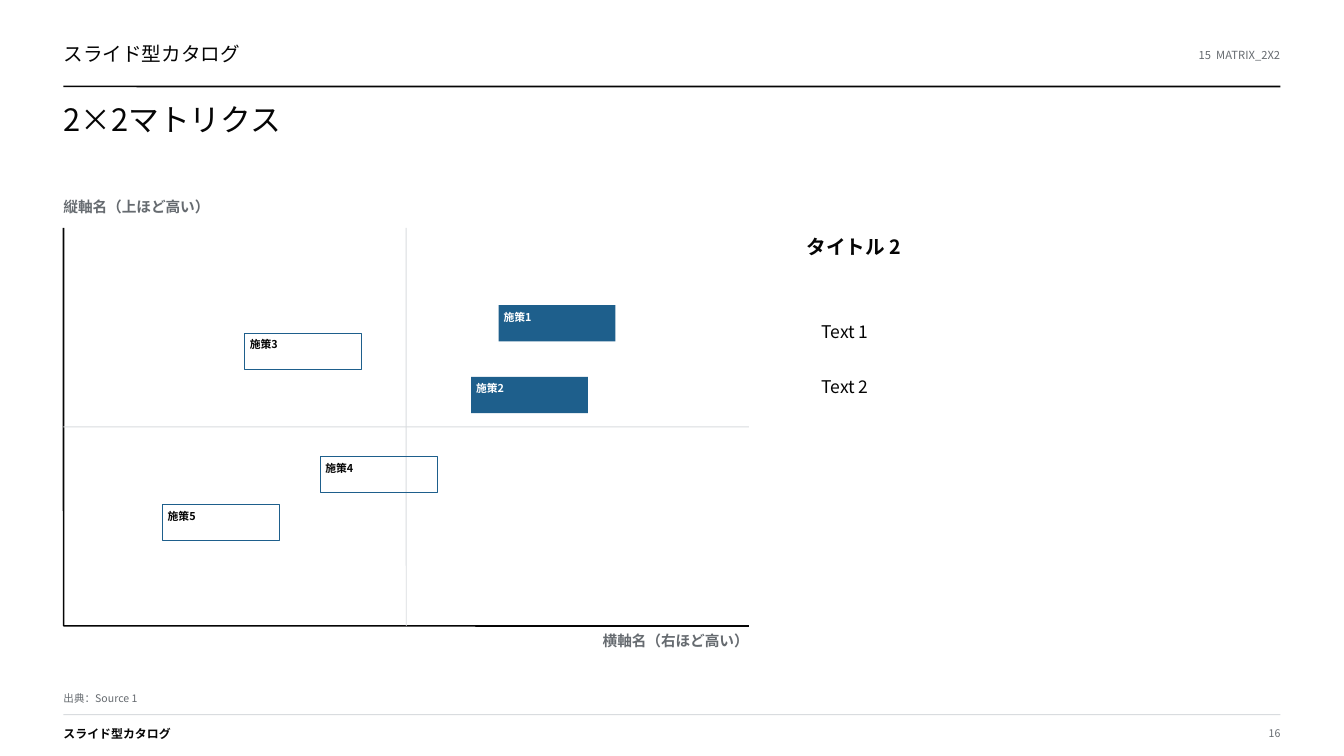
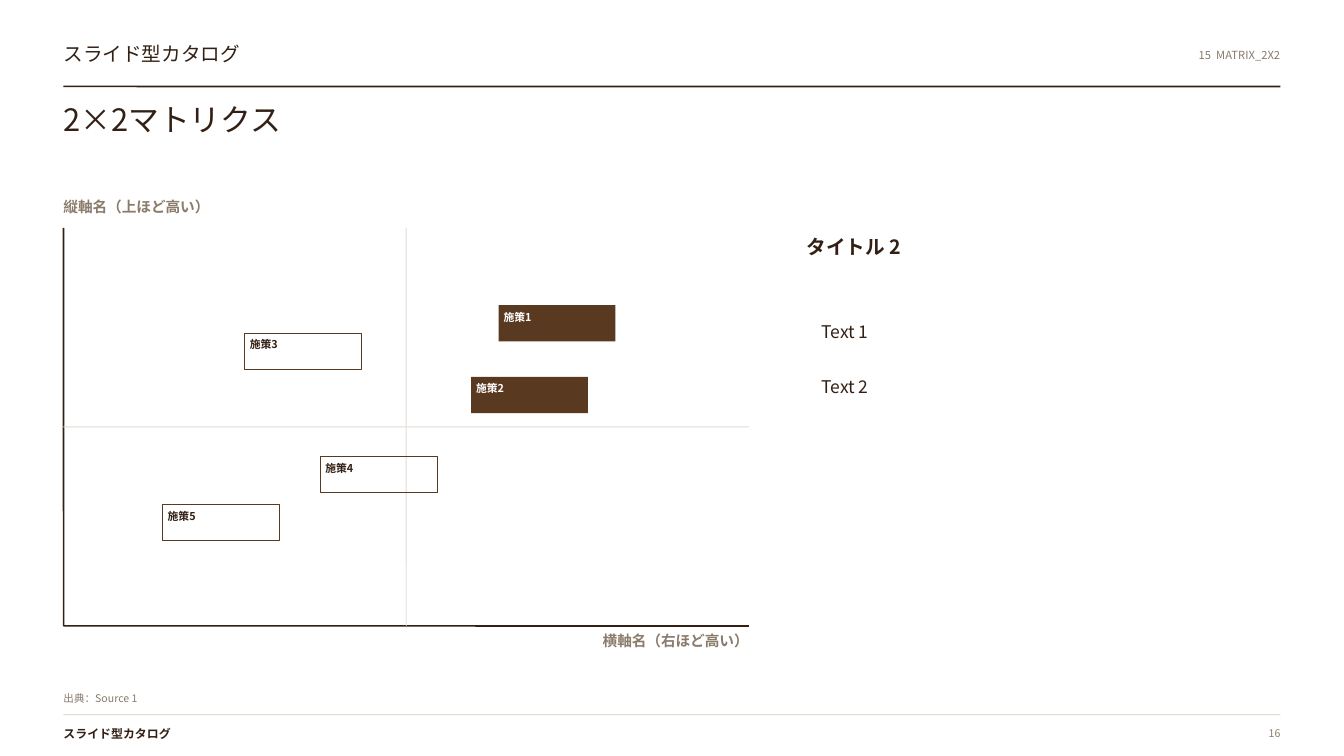
Before and after one commit to gozen3ji/consulting-pptx-skill, a slide deck: slide 16 of assets/SuperTemplate_36type.pptx. Drawn at 1344x756 pixels with LibreOffice and Linux fonts; fonts in the diff are those of the drawing. Boxes give left, top, right and bottom in pixels: in the first picture for what was removed or moved away, otherwise in the second. Text is boxed around its words. In the diff, an @@ line names an element or a change of style, - is before the commit and + after.

```diff
--- a/assets/SuperTemplate_36type.pptx
+++ b/assets/SuperTemplate_36type.pptx
@@ line (64, 87) - (1280, 87): stroke #050505 1.1 pt to #322014 1.1 pt @@
@@ line (64, 228) - (64, 626): stroke #050505 1.1 pt to #322014 1.1 pt @@
@@ line (406, 228) - (406, 626): stroke #D9DCDF 0.7 pt to #E2DCD2 0.7 pt @@
@@ rectangle at <box>499,306,616,342</box>: fill #1E5F8C to #5A3921 @@
@@ rectangle at <box>471,377,588,413</box>: fill #1E5F8C to #5A3921 @@
@@ text colour #050505 to #322014 in 9 elements at <box>63,44,240,63</box>, <box>63,106,281,133</box>, <box>63,728,170,739</box>, <box>250,339,278,349</box>, <box>325,461,353,476</box>, <box>168,511,196,521</box>, <box>806,237,901,255</box>, <box>822,325,869,339</box>, <box>822,380,869,394</box> @@
@@ line (64, 427) - (749, 427): stroke #D9DCDF 0.7 pt to #E2DCD2 0.7 pt @@
@@ outline #1E5F8C 0.6 pt to #5A3921 0.6 pt in 3 elements at <box>245,333,362,369</box>, <box>321,457,438,493</box>, <box>162,504,279,540</box> @@
@@ line (64, 626) - (749, 626): stroke #050505 1.1 pt to #322014 1.1 pt @@
@@ text colour #666B70 to #8A7B6B in 5 elements at <box>1199,51,1280,61</box>, <box>63,693,138,703</box>, <box>1269,729,1281,737</box>, <box>63,199,209,214</box>, <box>603,633,749,648</box> @@
```
Also in this commit, not shown: 35 other slides changed, 11 other files.
